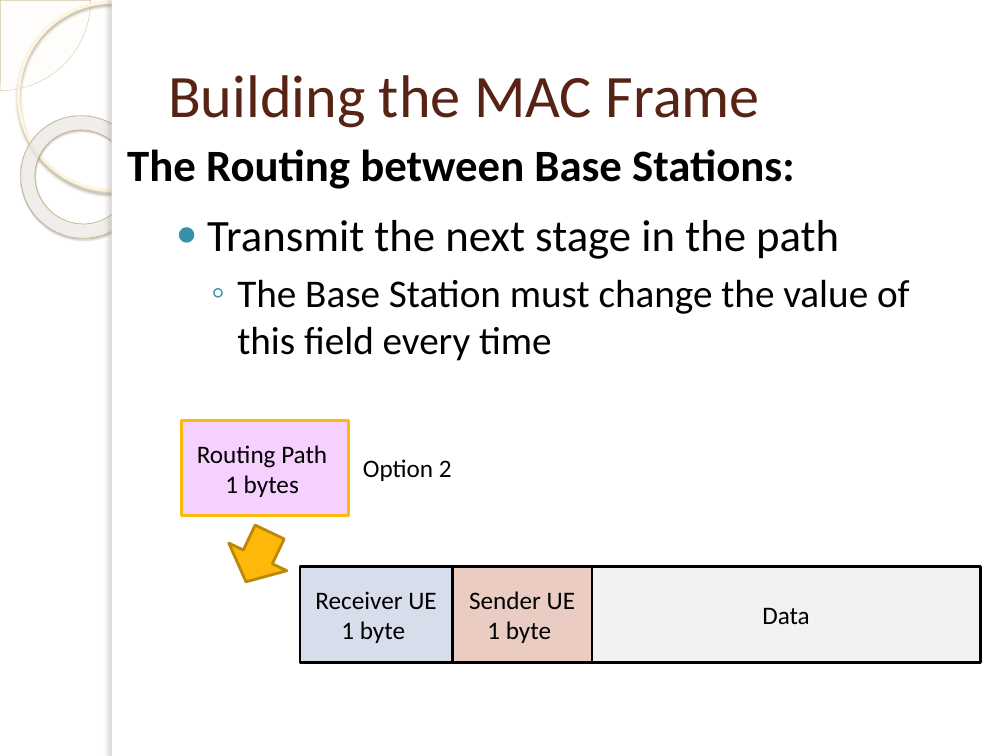
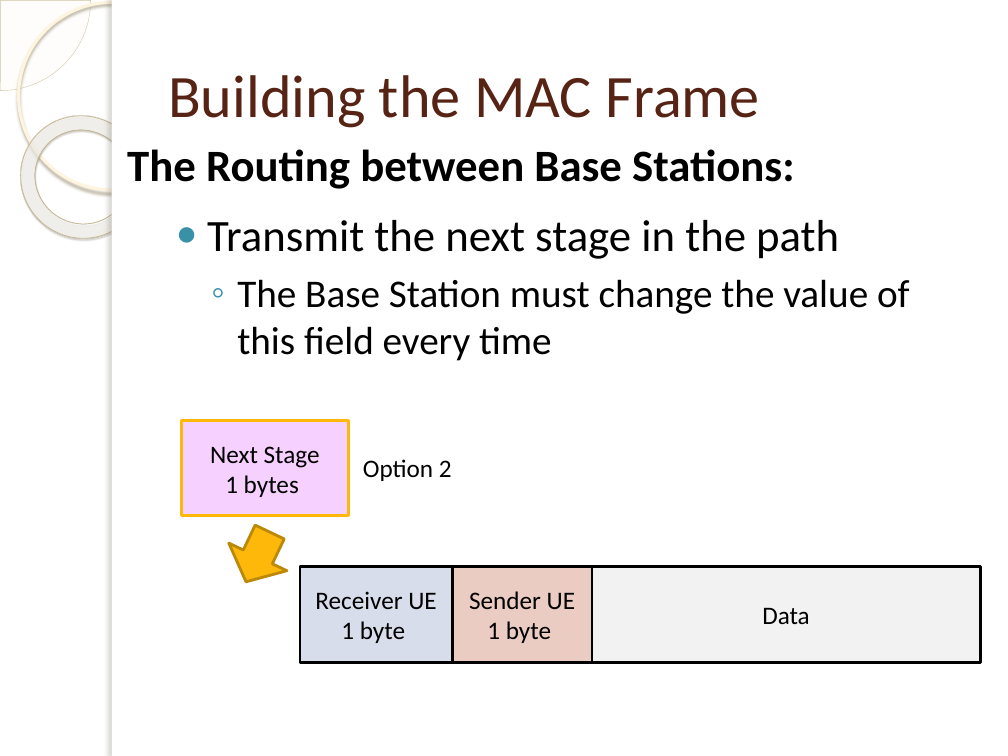
Before and after one commit to isamubr/ece405group6, a slide deck: slide 8 of 4305 Final Presentation.pptx (slide 7 before the commit). Drawn at 1008x756 pixels with LibreOffice and Linux fonts; fonts in the diff are those of the drawing; background and template pictures are left out. Boxes give left, top, right and bottom in pixels: in the first picture for what was removed or moved away, otherwise in the second. Text is boxed around its words. In the diff, an @@ line names an element or a change of style, - is before the commit and + after.

```diff
--- a/4305 Final Presentation.pptx
+++ b/4305 Final Presentation.pptx
@@ text in rectangle at box(210, 446, 320, 468): text changed @@
-Routing Path
+Next Stage
```
Also in this commit, not shown: 8 other slides changed, 8 slides added.
